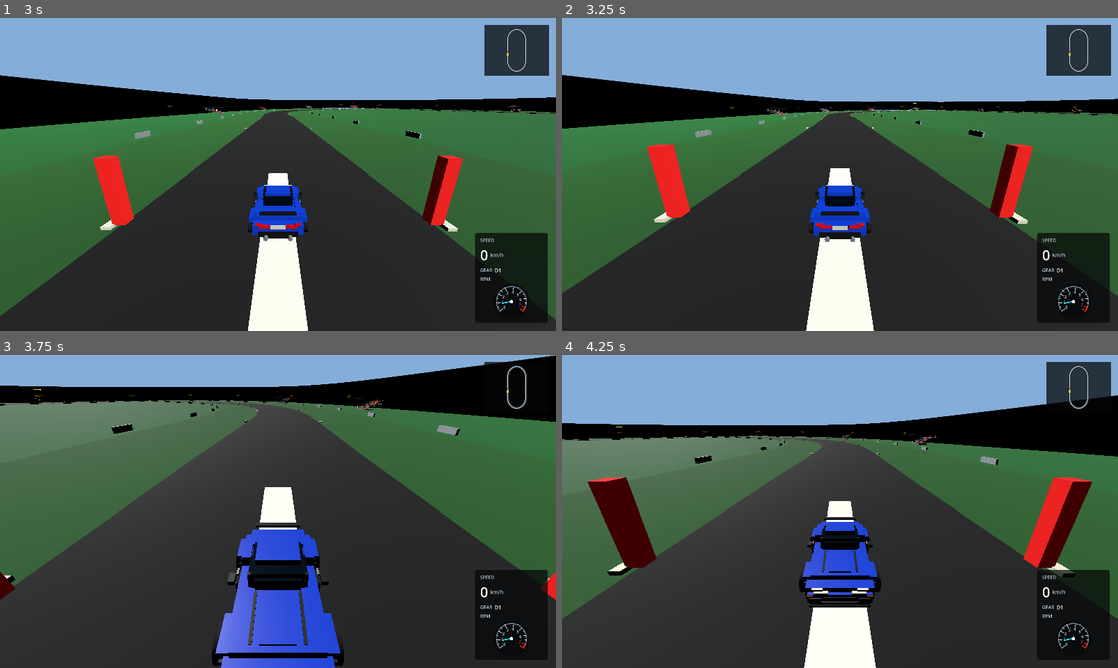
Above: before the commit, frames 1-4 (two rows, left to right).
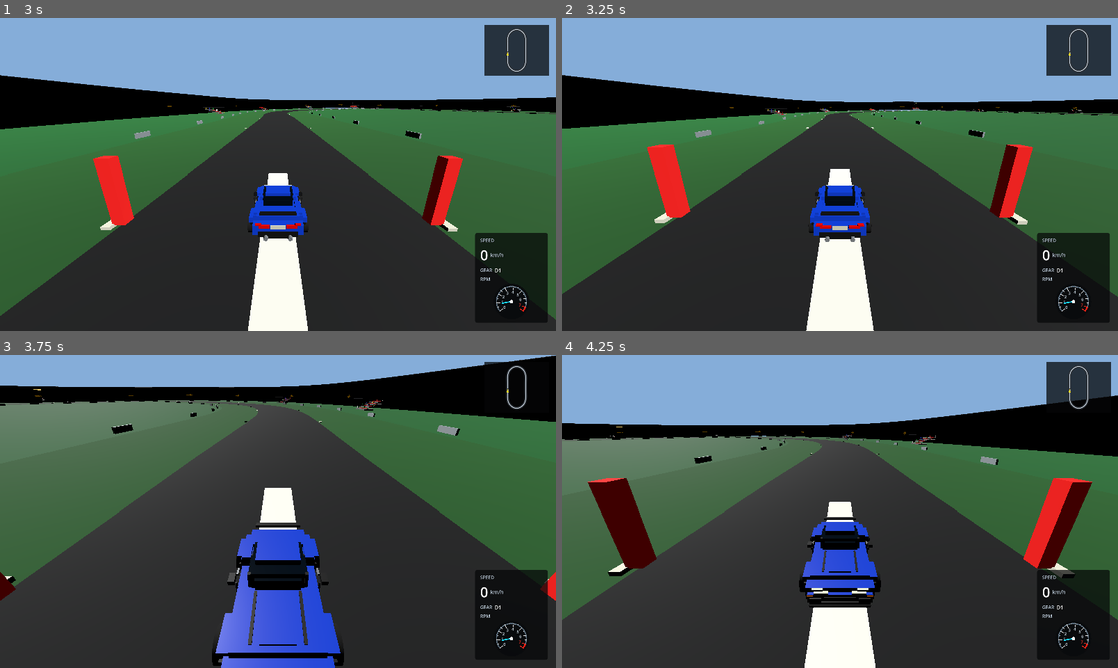
Above: after the commit, the same moments.

Repository: Dziuras98/car-game
Game: Godot game, scene res://scenes/startup.tscn
Two runs of this game, one before a commit and one after it. Both use one fixed random seed, a clock stepped at 60 frames per second and the inputs below.
Inputs:
- Up to frame 1 (3 s): click "Free drive" at 0.5 s; click "Prosty owal" at 1.25 s; click "Nissan 370Z" at 2 s; click "370Z automat" at 2.75 s
- Up to frame 2 (3.25 s): no input
- Up to frame 3 (3.75 s): hold Right (steer-right) from 3.53 s (still down); hold C (camera-back) from 3.53 s (still down)
- Up to frame 4 (4.25 s): keep holding Right (steer-right); keep holding C (camera-back)

Frame 1 is identical in both runs. In frame 2, 0.4% of the frame differs, in the area x 0-100%, y 18-100%; in frame 3, 0.2%; in frame 4, 0.3%.

Commit message:
Integrate four-point ground contact into the chassis runtime

Diff:
--- a/scripts/car/car_chassis_controller.gd
+++ b/scripts/car/car_chassis_controller.gd
@@ -3,6 +3,7 @@
 
 var _tire_model: TireModel = TireModel.new()
 var _vehicle_motion_model: VehicleMotionModel = VehicleMotionModel.new()
+var _ground_contact_model: GroundContactModel = GroundContactModel.new()
 var _config: CarDriveConfig
 
 
@@ -19,7 +20,8 @@
 	skid_mark_emitter: SkidMarkEmitter,
 	delta: float
 ) -> void:
-	if not car.is_on_floor():
+	_update_ground_contact(state, car)
+	if state.ground_contact_count <= 0:
 		state.tire_slip_intensity = 0.0
 		return
 
@@ -28,7 +30,8 @@
 		_config.lateral_grip,
 		_config.handbrake_lateral_grip_multiplier,
 		handbrake_active,
-		delta
+		delta,
+		state.surface_grip_multiplier
 	)
 	state.tire_slip_intensity = _tire_model.calculate_slip_intensity(
 		state.lateral_speed,
@@ -66,10 +69,11 @@
 	car.velocity.x = horizontal_velocity.x
 	car.velocity.z = horizontal_velocity.z
 
-	if car.is_on_floor():
-		car.velocity.y = -_config.floor_stick_force
-	else:
-		car.velocity.y -= _config.gravity * delta
+	car.velocity.y -= _config.gravity * delta
+	if state.ground_contact_count > 0:
+		car.velocity += state.ground_normal * state.suspension_acceleration * delta
+	elif car.is_on_floor():
+		car.velocity.y = minf(car.velocity.y, -_config.floor_stick_force)
 
 	car.move_and_slide()
 
@@ -98,6 +102,74 @@
 	state.lateral_speed = local_speeds.y
 
 
+func _update_ground_contact(state: CarRuntimeState, car: CharacterBody3D) -> void:
+	state.ground_contact_count = 0
+	state.ground_normal = Vector3.UP
+	state.surface_grip_multiplier = 1.0
+	state.suspension_acceleration = 0.0
+	if _config == null or not car.is_inside_tree() or car.get_world_3d() == null:
+		return
+
+	var probe_positions: Array[Vector3] = _ground_contact_model.get_probe_local_positions(
+		_config.wheel_base,
+		_config.axle_track_width,
+		_config.suspension_probe_height
+	)
+	var ray_direction: Vector3 = -car.global_transform.basis.y.normalized()
+	var maximum_probe_length: float = _config.suspension_rest_length + _config.suspension_travel
+	var normals: Array[Vector3] = []
+	var grip_values: Array[float] = []
+	var support_acceleration: float = 0.0
+	var direct_space_state: PhysicsDirectSpaceState3D = car.get_world_3d().direct_space_state
+
+	for local_probe_position: Vector3 in probe_positions:
+		var ray_start: Vector3 = car.global_transform * local_probe_position
+		var ray_end: Vector3 = ray_start + ray_direction * maximum_probe_length
+		var query: PhysicsRayQueryParameters3D = PhysicsRayQueryParameters3D.create(
+			ray_start,
+			ray_end,
+			car.collision_mask,
+			[car.get_rid()]
+		)
+		query.collide_with_areas = false
+		query.collide_with_bodies = true
+		var hit: Dictionary = direct_space_state.intersect_ray(query)
+		if hit.is_empty():
+			continue
+
+		var hit_position: Vector3 = hit.get("position", ray_end)
+		var hit_normal: Vector3 = hit.get("normal", Vector3.UP)
+		if hit_normal.length_squared() <= 0.000001:
+			hit_normal = Vector3.UP
+		else:
+			hit_normal = hit_normal.normalized()
+		var normal_velocity: float = car.velocity.dot(hit_normal)
+		support_acceleration += _ground_contact_model.calculate_spring_acceleration(
+			ray_start.distance_to(hit_position),
+			_config.suspension_rest_length,
+			_config.suspension_travel,
+			normal_velocity,
+			_config.suspension_stiffness,
+			_config.suspension_damping
+		)
+		normals.append(hit_normal)
+		grip_values.append(_get_surface_grip(hit.get("collider")))
+
+	state.ground_contact_count = normals.size()
+	if state.ground_contact_count <= 0:
+		return
+	state.ground_normal = _ground_contact_model.calculate_average_normal(normals)
+	state.surface_grip_multiplier = _ground_contact_model.calculate_average_grip(grip_values)
+	state.suspension_acceleration = support_acceleration
+
+
+func _get_surface_grip(collider_value: Variant) -> float:
+	var collider: Object = collider_value as Object
+	if collider == null or not collider.has_meta("surface_grip_multiplier"):
+		return 1.0
+	return clampf(float(collider.get_meta("surface_grip_multiplier", 1.0)), 0.05, 2.0)
+
+
 func _update_skid_marks(
 	state: CarRuntimeState,
 	car: CharacterBody3D,
